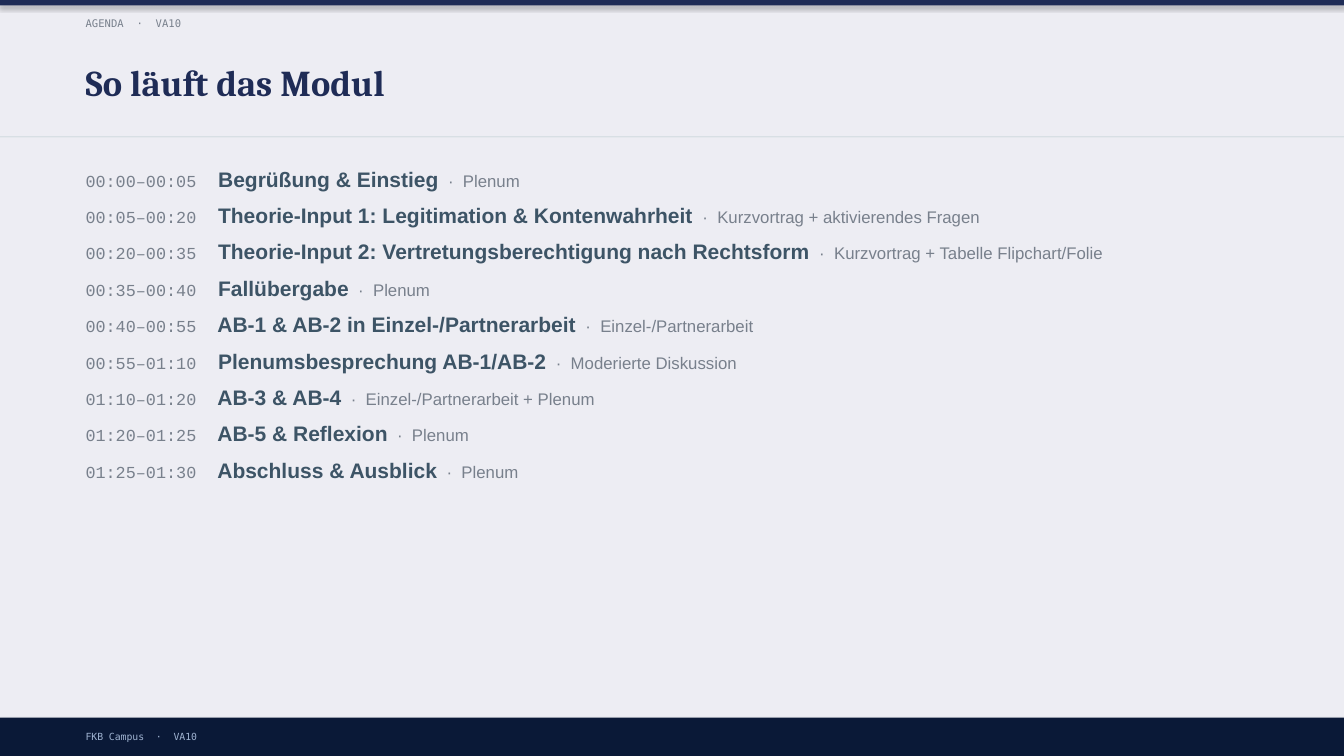
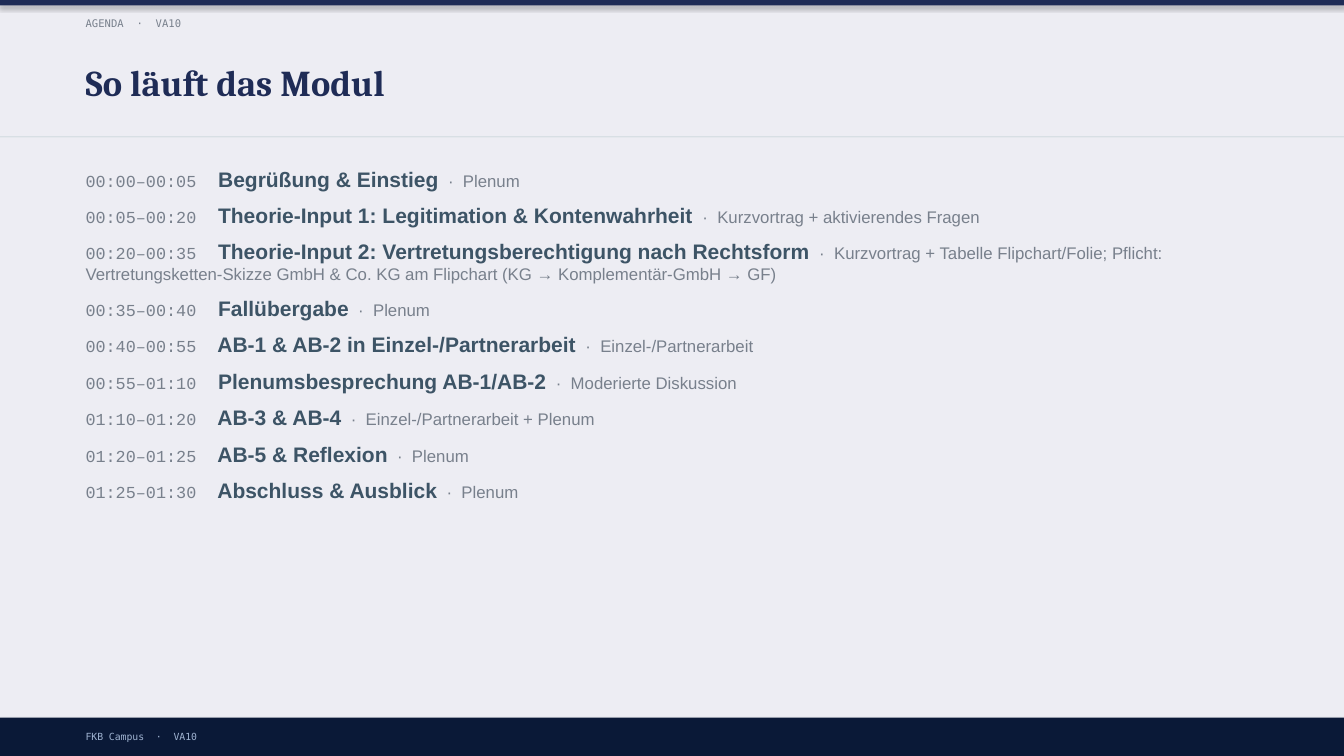
Before and after one commit to ck5rqc47pr-byte/firmenkundenakademie-online, a slide deck: slide 4 of protected-downloads/praesentation/VA10.pptx. Drawn at 1344x756 pixels with LibreOffice and Linux fonts; fonts in the diff are those of the drawing. Boxes give left, top, right and bottom in pixels: in the first picture for what was removed or moved away, otherwise in the second. Text is boxed around its words. In the diff, an @@ line names an element or a change of style, - is before the commit and + after.

```diff
--- a/protected-downloads/praesentation/VA10.pptx
+++ b/protected-downloads/praesentation/VA10.pptx
@@ text at [86,244,1162,284]: text changed; size 15 to 12 pt; text colour #3D5466 to #78808C; bold off @@
-00:20–00:35 Theorie-Input 2: Vertretungsberechtigung nach Rechtsform · Kurzvortrag + Tabelle Flipchart/Folie
+00:20–00:35 Theorie-Input 2: Vertretungsberechtigung nach Rechtsform · Kurzvortrag + Tabelle Flipchart/Folie; Pflicht: Vertretungsketten-Skizze GmbH & Co. KG am Flipchart (KG → Komplementär-GmbH → GF)
```
Also in this commit, not shown: 2 other files.
